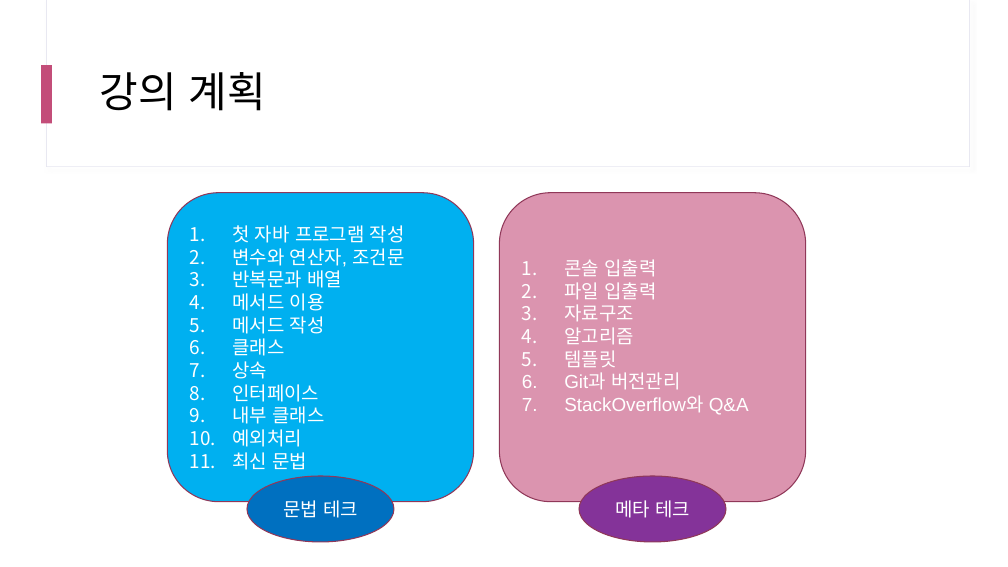
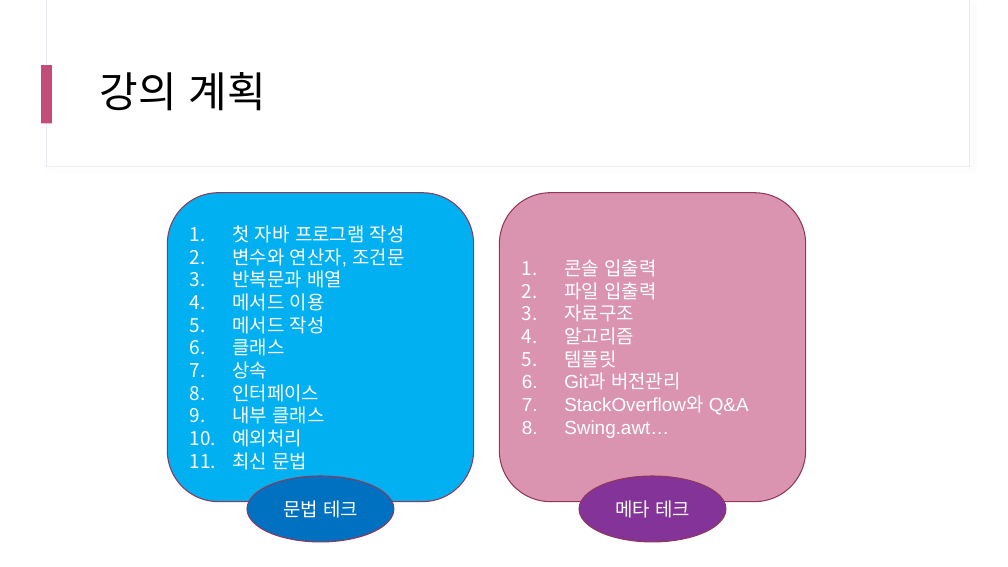
Before and after one commit to yhs0602/SPLIT_lecture_examples, a slide deck: slide 3 of docs/SPLIT 17차 Java.pptx. Drawn at 1008x567 pixels with LibreOffice and Linux fonts; fonts in the diff are those of the drawing. Boxes give left, top, right and bottom in pixels: in the first picture for what was removed or moved away, otherwise in the second. Text is boxed around its words. In the diff, an @@ line names an element or a change of style, - is before the commit and + after.

```diff
--- a/docs/SPLIT 17차 Java.pptx
+++ b/docs/SPLIT 17차 Java.pptx
@@ text in rounded rectangle at <box>564,420,669,438</box>: paragraph added @@
+8. Swing.awt…
```
Also in this commit, not shown: 1 other slide changed, 31 slides added.
